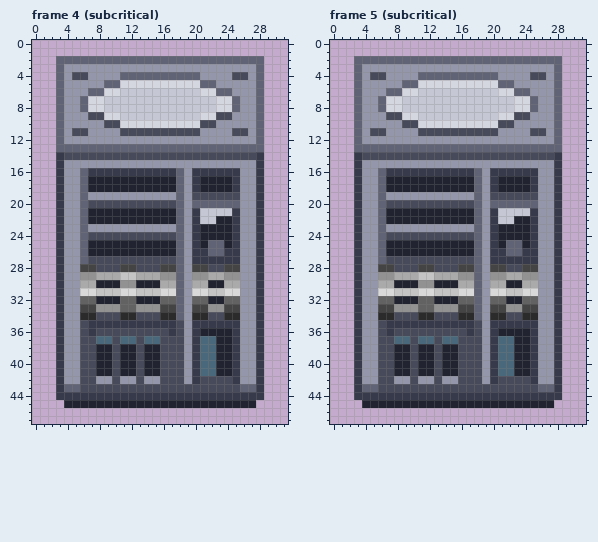
Two versions of one pixel-art file, assets/originals/art/machines/reflection_chamber.aseprite. Above: the version before the commit.
32x48 pixels, 122 frames. Shown: frame 4 (subcritical), frame 5 (subcritical). The commit also changed other frames, which this record leaves out.
The result:
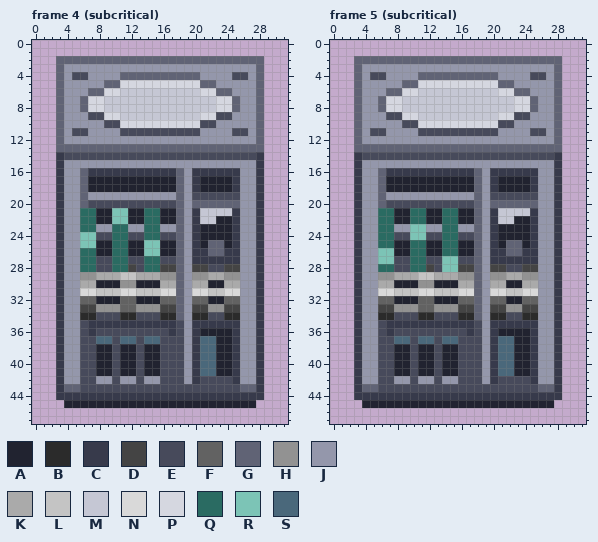
Palette (. is transparent): A #212330  B #2b2b2b  C #373a4b  D #444444  E #474a5b  F #626262  G #606375  H #929292  J #9497ab  K #aaaaaa  L #c4c4c4  M #c5c7d4  N #d9d9d9  P #d5d7e0  Q #2a6b62  R #7cc4b6  S #4a687b
The exact change:
Frame 4 (subcritical), layer "base_housing":
Colour Q replaces colour A in rows 21 to 22 at x 7 and 14 to 15; in row 25 at x 10 to 11; in row 26 at x 7 and 10 to 11.
Colour Q replaces colour D in row 28 at x 6 to 7 and 11.
Colour Q replaces colour E in row 24 at x 10 to 11 and 14 to 15; in row 27 at x 7, 10 to 11 and 14 to 15; in row 28 at x 10 and 14 to 15.
Colour Q replaces colour G in rows 21 to 23 at x 6; in rows 26 to 27 at x 6.
Colour Q replaces colour J in row 23 at x 7, 10 to 11 and 14 to 15.
Colour R replaces colour A in rows 21 to 22 at x 10 to 11; in row 25 at x 7 and 14 to 15; in row 26 at x 14 to 15.
Colour R replaces colour E in row 24 at x 7.
Colour R replaces colour G in rows 24 to 25 at x 6.
Frame 5 (subcritical), layer "base_housing":
Colour Q replaces colour A in rows 21 to 22 at x 7, 10 to 11 and 14 to 15; in row 25 at x 7, 10 to 11 and 14 to 15; in row 26 at x 10 to 11 and 14 to 15.
Colour Q replaces colour D in row 28 at x 6 to 7 and 11.
Colour Q replaces colour E in row 24 at x 7 and 14 to 15; in row 27 at x 10 to 11; in row 28 at x 10.
Colour Q replaces colour G in rows 21 to 25 at x 6.
Colour Q replaces colour J in row 23 at x 7 and 14 to 15.
Colour R replaces colour A in row 26 at x 7.
Colour R replaces colour E in row 24 at x 10 to 11; in row 27 at x 7 and 14 to 15; in row 28 at x 14 to 15.
Colour R replaces colour G in rows 26 to 27 at x 6.
Colour R replaces colour J in row 23 at x 10 to 11.
Where, in picture pixels (left, top, right, bottom), the same in both pictures:
changed: (80, 208, 160, 272)
changed: (378, 208, 458, 272)
